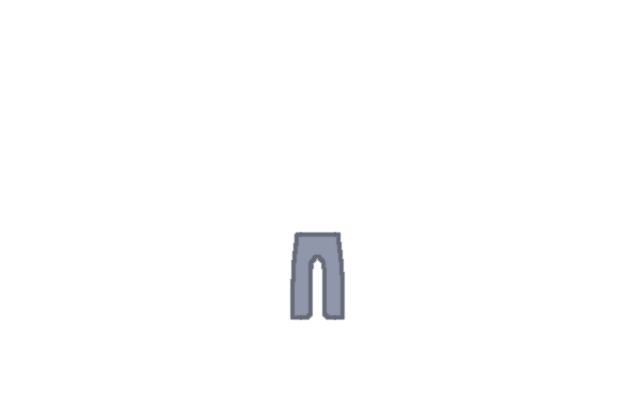
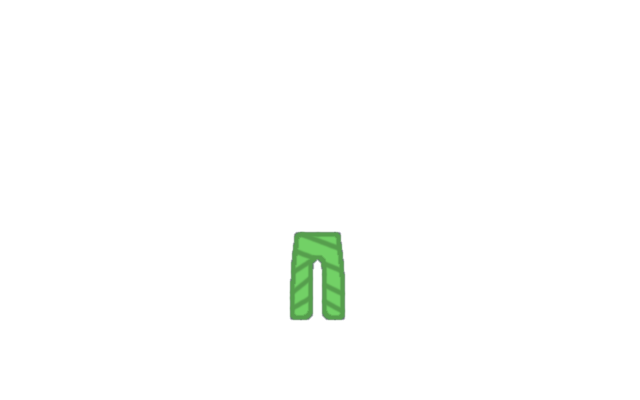
The second 640px x 400px image is a revision of the first. Changes to its layers:
painted on "AmumuColour" over [289, 231, 346, 321]
